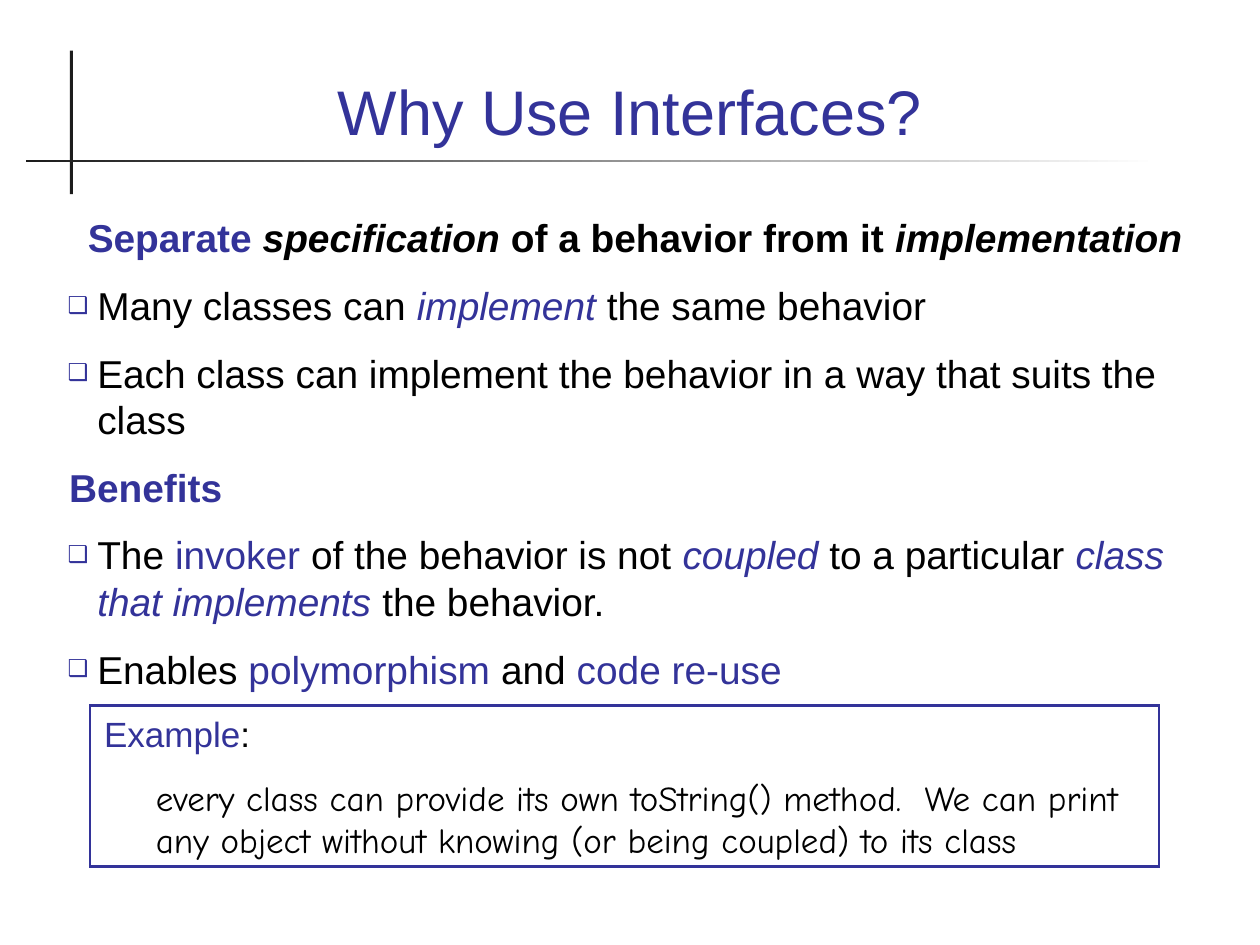
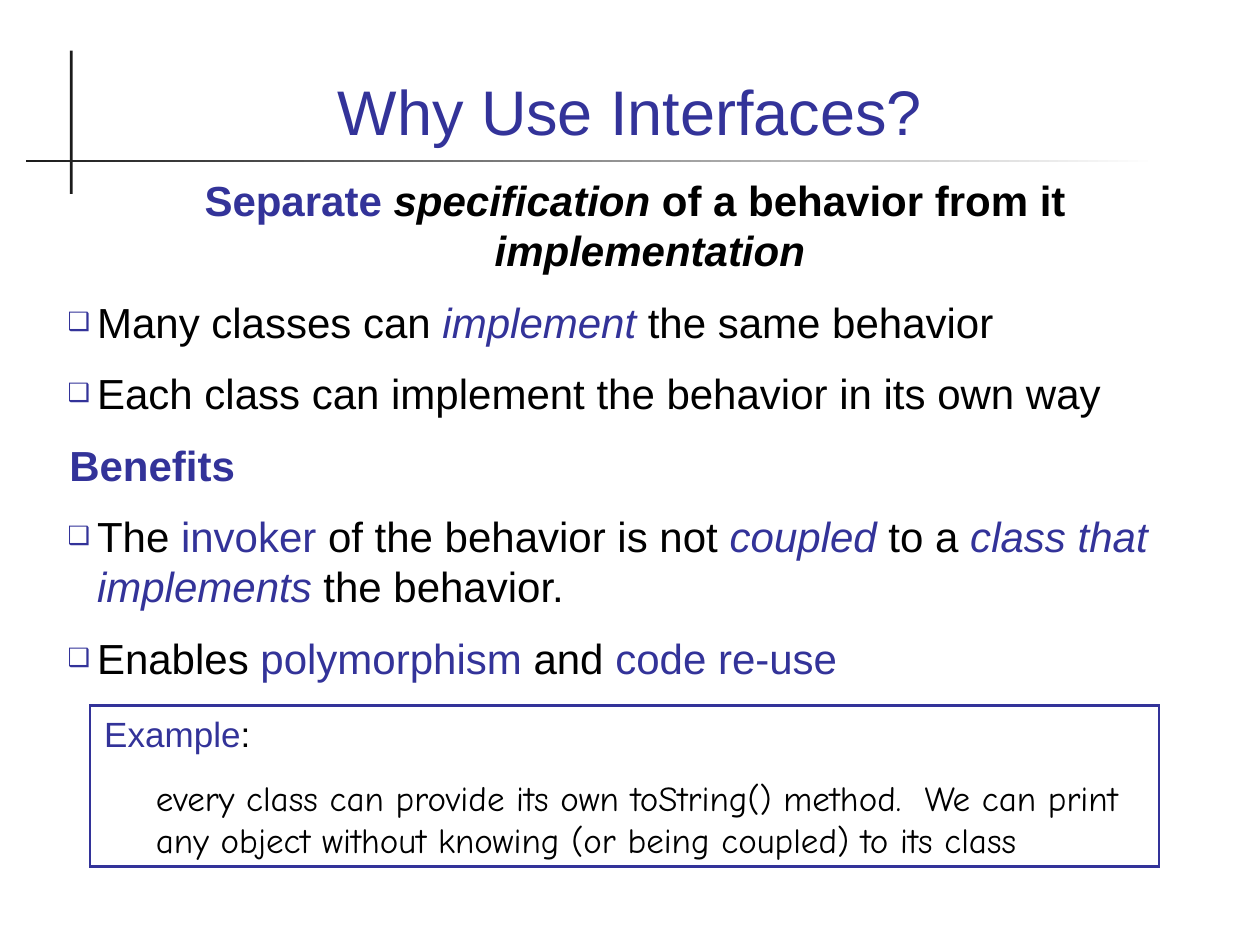
Before and after one commit to skeoop/skeoop.github.io, a slide deck: slide 3 of week2/2-Interfaces.ppt. Drawn at 1260x945 pixels with LibreOffice and Linux fonts; fonts in the diff are those of the drawing. Boxes give left, top, right and bottom in pixels: in the first picture for what was removed or moved away, otherwise in the second. Text is boxed around its words. In the diff, an @@ line names an element or a change of style, - is before the commit and + after.

```diff
--- a/week2/2-Interfaces.ppt
+++ b/week2/2-Interfaces.ppt
@@ text "Separate specification of a behavior ...": place and size @@
-text "Separate specification of a behavior ..." at bbox=[69, 224, 1182, 691]
+text "Separate specification of a behavior ..." at bbox=[69, 185, 1148, 682]
@@ text at bbox=[69, 185, 1066, 682]: size 22.2 to 24 pt in "Separate specification of a behavior from it ...", "Many classes can implement the same behavior", "Benefits", "Enables polymorphism and code re-use"; indent changed @@
@@ text at bbox=[97, 378, 1101, 418]: text changed; size 22.2 to 24 pt @@
-❑ Each class can implement the behavior in a way that suits the class
+❑ Each class can implement the behavior in its own way
@@ text at bbox=[97, 521, 1148, 611]: text changed; size 22.2 to 24 pt @@
-❑ The invoker of the behavior is not coupled to a particular class that implements the behavior.
+❑ The invoker of the behavior is not coupled to a class that implements the behavior.
```
Also in this commit, not shown: 30 other slides changed, 1 slide removed, 3 other files.
